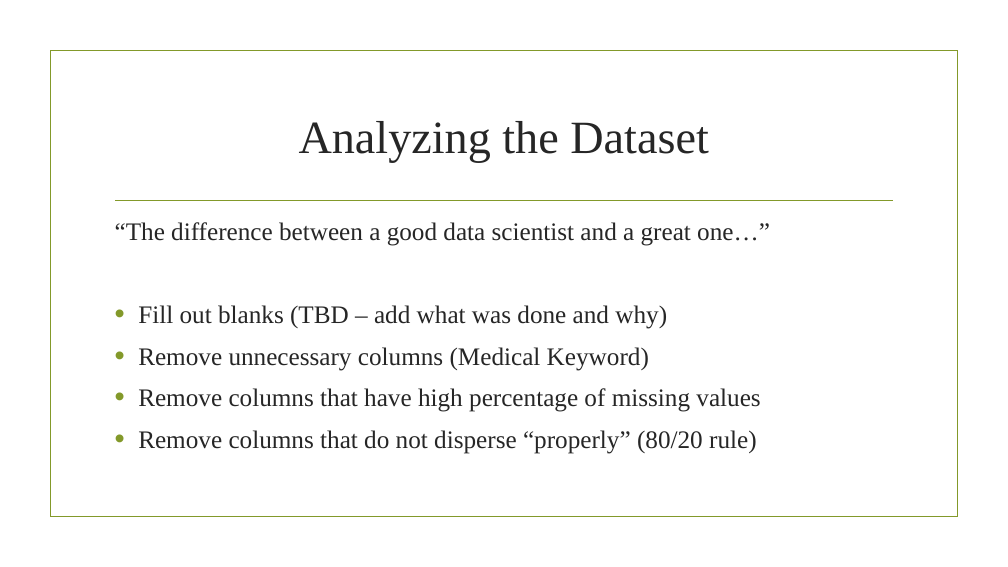
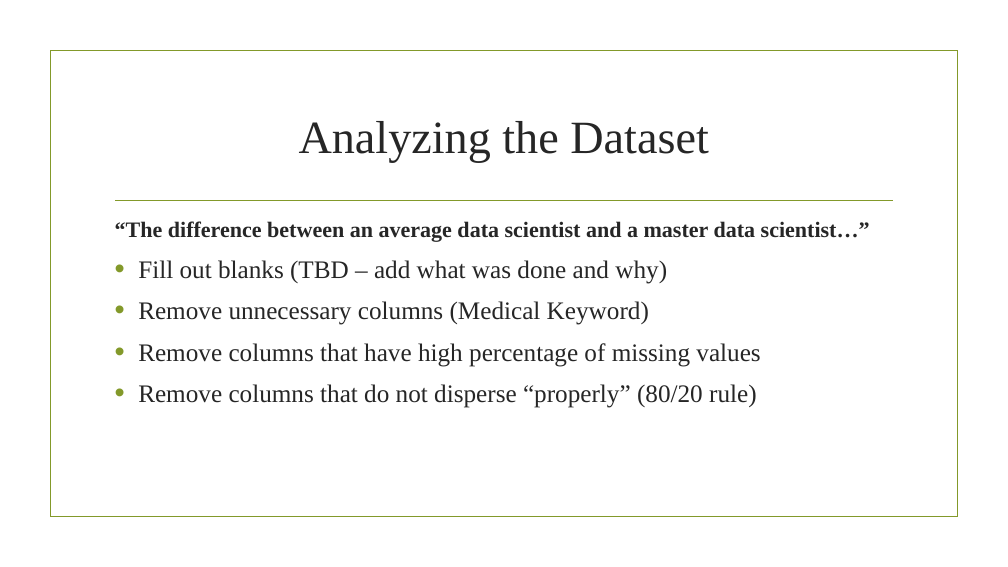
Before and after one commit to mbandam/CS513-KDD, a slide deck: slide 5 of final_project.pptx. Drawn at 1008x567 pixels with LibreOffice and Linux fonts; fonts in the diff are those of the drawing; background and template pictures are left out. Boxes give left, top, right and bottom in pixels: in the first picture for what was removed or moved away, otherwise in the second. Text is boxed around its words. In the diff, an @@ line names an element or a change of style, - is before the commit and + after.

```diff
--- a/final_project.pptx
+++ b/final_project.pptx
@@ text at (x1=115, y1=221, x2=870, y2=242): text changed; size 24 to 21 pt; bold on @@
-“The difference between a good data scientist and a great one…”
+“The difference between an average data scientist and a master data scientist…”
```
Also in this commit, not shown: 1 slide added, 3 slides removed, 3 other files.
